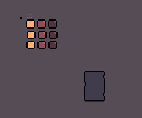
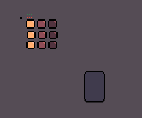
Layer changes from the first 142×118 image to the second:
painted on "Frame" over [left=84, top=71, right=105, bottom=103]
